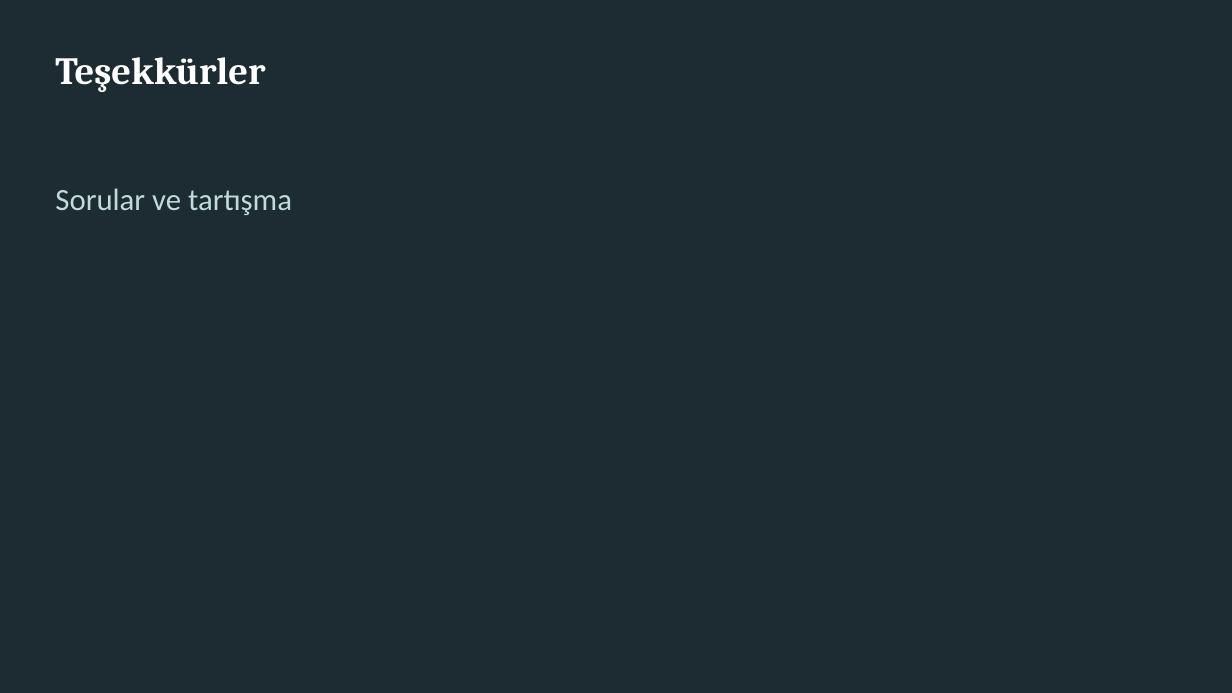
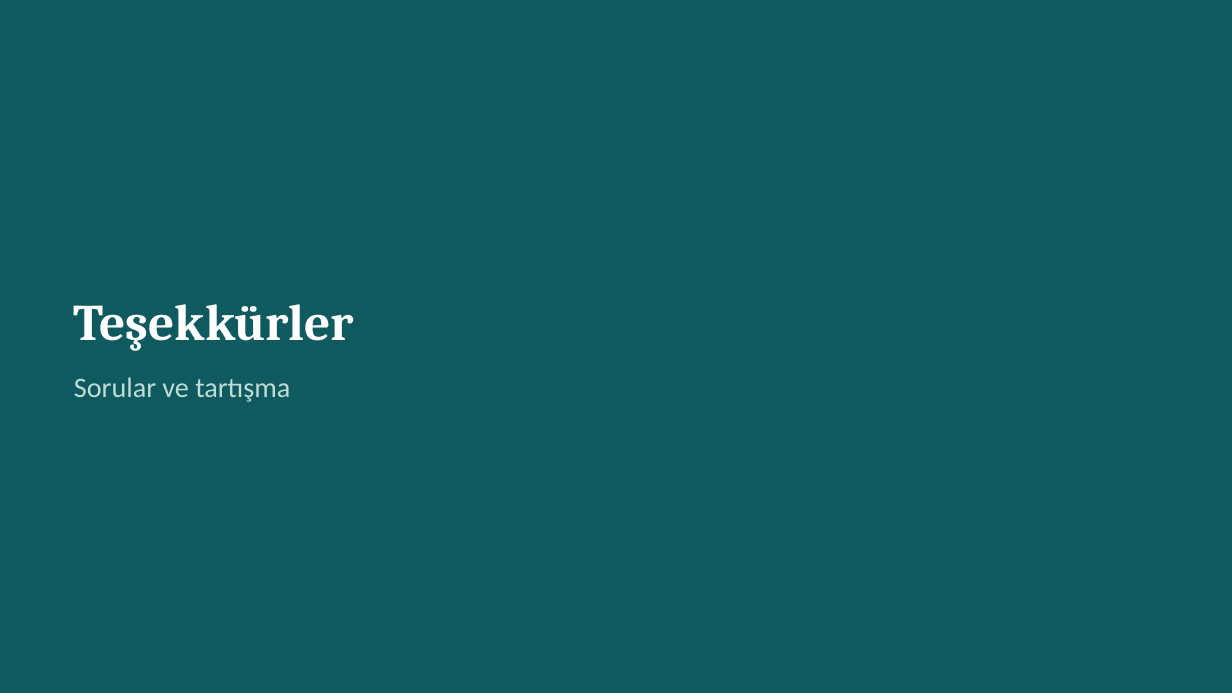
Before and after one commit to gokhanbirsen1992-sketch/sunu-, a slide deck: slide 49 of Sunum_KronikKusma/output/KronikKusmaYaklasim.pptx. Drawn at 1232x693 pixels with LibreOffice and Linux fonts; fonts in the diff are those of the drawing. Boxes give left, top, right and bottom in pixels: in the first picture for what was removed or moved away, otherwise in the second. Text is boxed around its words. In the diff, an @@ line names an element or a change of style, - is before the commit and + after.

```diff
--- a/Sunum_KronikKusma/output/KronikKusmaYaklasim.pptx
+++ b/Sunum_KronikKusma/output/KronikKusmaYaklasim.pptx
@@ background #1D2B33 to #0E5A5F @@
@@ title "Teşekkürler": place and size @@
-title "Teşekkürler" at [55,57,265,92]
+title "Teşekkürler" at [74,304,354,351]
@@ title "Teşekkürler" at [74,304,354,351]: size 30 to 40 pt; vertical alignment top to bottom @@
@@ text "Sorular ve tartışma": place and size @@
-text "Sorular ve tartışma" at [55,188,292,215]
+text "Sorular ve tartışma" at [74,377,290,402]
@@ text "Sorular ve tartışma" at [74,377,290,402]: size 24 to 22 pt; more space between paragraphs; vertical alignment middle to top @@
```
Also in this commit, not shown: 46 other slides changed, 9 other files.
